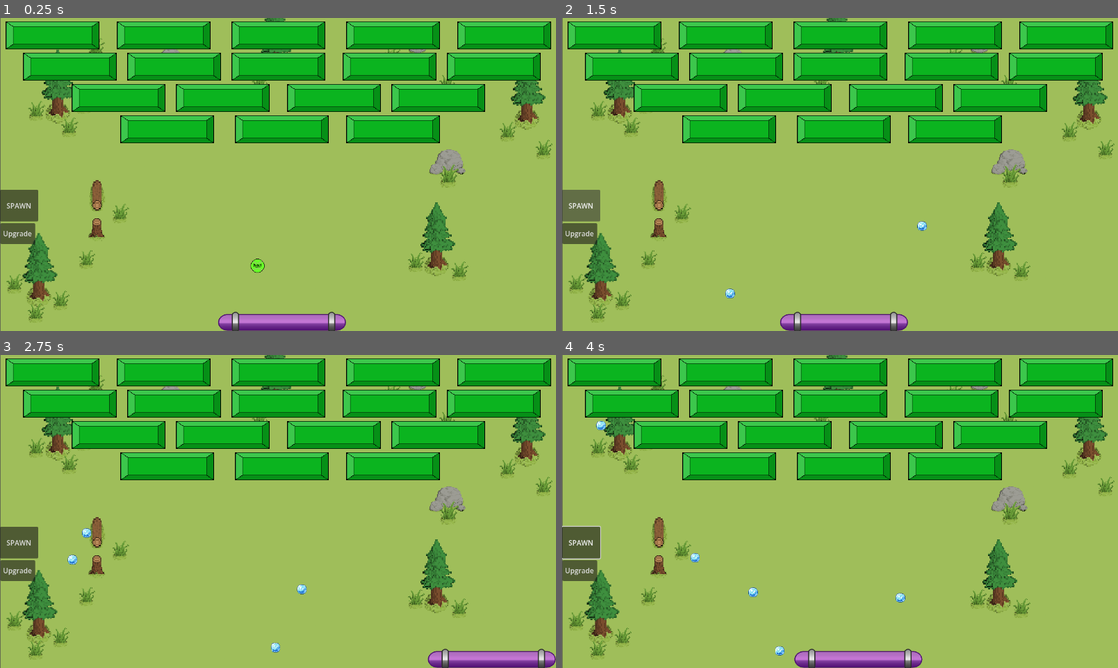
Above: before the commit, frames 1-4 (two rows, left to right).
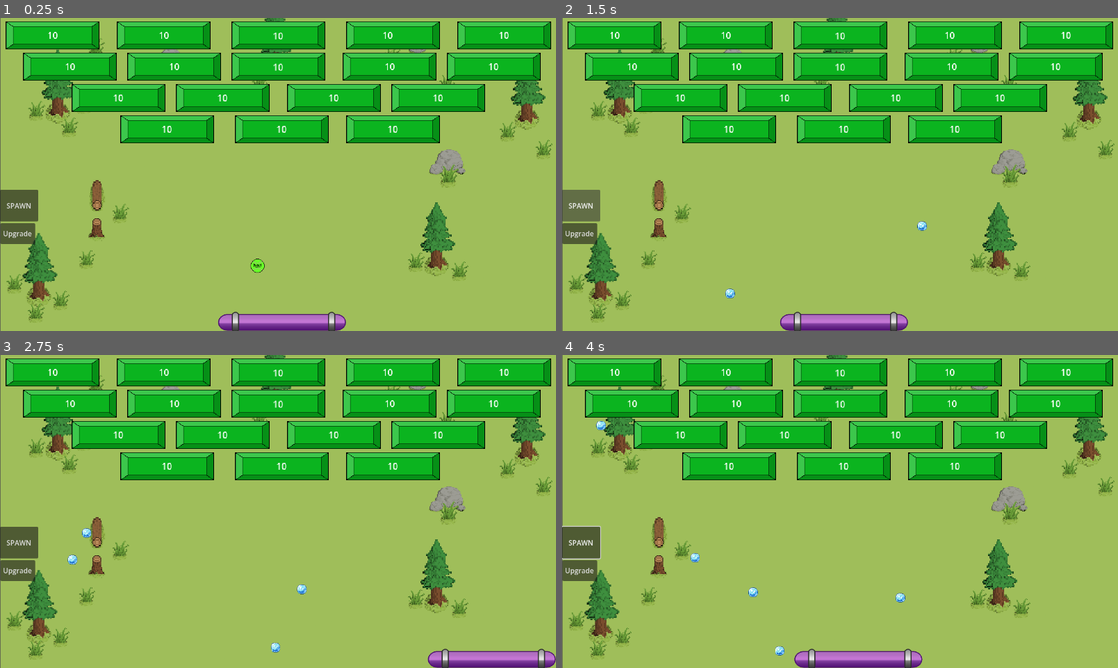
Above: after the commit, the same moments.

Repository: RuiTheSalted/Brick-by-Brick
Game: Godot game, scene res://scenes/level.tscn
Same seed, same stepped clock (60 frames per second), same inputs: the game is played once before the commit and once after it. This scene is started directly instead of the project's main scene.
Inputs (mouse positions are in pixels of both pictures, inside the frame that each line leads up to):
- Up to frame 1 (0.25 s): no input
- Up to frame 2 (1.5 s): click "Upgrade" at 0.5 s; click "SPAWN" at 1.25 s
- Up to frame 3 (2.75 s): tap Enter (ui_accept) at 2, 2.27 s; move the mouse to (400, 495) at 2.02 s; hold Right (ui_right) from 2.03 s (still down); click (400, 495) at 2.17 s
- Up to frame 4 (4 s): move the mouse to (728, 527) at 2.77 s; tap Enter (ui_accept) at 3.02 s; move the mouse to (895, 442) at 3.52 s; release Right (ui_right) at 3.53 s; hold Left (ui_left) from 3.53 s (still down)

The runs differ from the first frame. In frame 1, 0.4% of the frame differs, in the area x 8-92%, y 4-37%; in frame 2, 0.4%; in frame 3, 0.4%; in frame 4, 0.4%.

Commit message:
Health bars/label

Diff:
--- a/scenes/level.tscn
+++ b/scenes/level.tscn
@@ -233,50 +233,186 @@
 [node name="Bricks" parent="." unique_id=1802336756 instance=ExtResource("10_ppgk2")]
 position = Vector2(120.000015, 40.000004)
 
+[node name="HealthLabel" type="Label" parent="Bricks" unique_id=1714111101]
+offset_left = -19.230783
+offset_top = -12.307696
+offset_right = 20.769217
+offset_bottom = 10.692304
+horizontal_alignment = 1
+vertical_alignment = 1
+
 [node name="Bricks2" parent="." unique_id=1464704197 instance=ExtResource("10_ppgk2")]
 position = Vector2(1160, 40)
 
+[node name="HealthLabel" type="Label" parent="Bricks2" unique_id=1327603546]
+offset_left = -20.000004
+offset_top = -11.538462
+offset_right = 19.999996
+offset_bottom = 11.461538
+horizontal_alignment = 1
+vertical_alignment = 1
+
 [node name="Bricks3" parent="." unique_id=463895011 instance=ExtResource("10_ppgk2")]
 position = Vector2(904.00006, 40.000004)
 
+[node name="HealthLabel" type="Label" parent="Bricks3" unique_id=1884511156]
+offset_left = -19.230816
+offset_top = -11.5384655
+offset_right = 20.769184
+offset_bottom = 11.4615345
+horizontal_alignment = 3
+vertical_alignment = 3
+
 [node name="Bricks4" parent="." unique_id=1074871475 instance=ExtResource("10_ppgk2")]
 position = Vector2(640.00006, 40.000004)
 
+[node name="HealthLabel" type="Label" parent="Bricks4" unique_id=2122932759]
+offset_left = -20.00005
+offset_top = -10.769235
+offset_right = 19.99995
+offset_bottom = 12.230765
+horizontal_alignment = 1
+vertical_alignment = 1
+
 [node name="Bricks5" parent="." unique_id=1557541198 instance=ExtResource("10_ppgk2")]
 position = Vector2(376, 40.000004)
 
+[node name="HealthLabel" type="Label" parent="Bricks5" unique_id=1884216403]
+offset_left = -19.23077
+offset_top = -11.5384655
+offset_right = 20.76923
+offset_bottom = 11.4615345
+horizontal_alignment = 1
+vertical_alignment = 1
+
 [node name="Bricks6" parent="." unique_id=1559180692 instance=ExtResource("10_ppgk2")]
 position = Vector2(896, 112)
 
+[node name="HealthLabel" type="Label" parent="Bricks6" unique_id=802380205]
+offset_left = -19.23077
+offset_top = -11.538463
+offset_right = 20.76923
+offset_bottom = 11.461537
+horizontal_alignment = 1
+vertical_alignment = 1
+
 [node name="Bricks7" parent="." unique_id=363619063 instance=ExtResource("10_ppgk2")]
 position = Vector2(1136, 112)
 
+[node name="HealthLabel" type="Label" parent="Bricks7" unique_id=1982966479]
+offset_left = -20.000002
+offset_top = -11.538463
+offset_right = 19.999998
+offset_bottom = 11.461537
+horizontal_alignment = 1
+vertical_alignment = 1
+
 [node name="Bricks8" parent="." unique_id=114760824 instance=ExtResource("10_ppgk2")]
 position = Vector2(640, 112.00001)
 
+[node name="HealthLabel" type="Label" parent="Bricks8" unique_id=1895119631]
+offset_left = -20.0
+offset_top = -10.7692375
+offset_right = 20.0
+offset_bottom = 12.2307625
+horizontal_alignment = 1
+vertical_alignment = 1
+
 [node name="Bricks9" parent="." unique_id=1605762294 instance=ExtResource("10_ppgk2")]
 position = Vector2(400, 112)
 
+[node name="HealthLabel" type="Label" parent="Bricks9" unique_id=1780417703]
+offset_left = -19.23077
+offset_top = -12.3076935
+offset_right = 20.76923
+offset_bottom = 10.6923065
+horizontal_alignment = 1
+vertical_alignment = 1
+
 [node name="Bricks10" parent="." unique_id=2062415175 instance=ExtResource("10_ppgk2")]
 position = Vector2(160.00002, 112.00001)
 
+[node name="HealthLabel" type="Label" parent="Bricks10" unique_id=1492187079]
+offset_left = -19.230783
+offset_top = -11.538468
+offset_right = 20.769217
+offset_bottom = 11.461532
+horizontal_alignment = 1
+vertical_alignment = 1
+
 [node name="Bricks11" parent="." unique_id=448715788 instance=ExtResource("10_ppgk2")]
 position = Vector2(512, 184.00002)
 
+[node name="HealthLabel" type="Label" parent="Bricks11" unique_id=1375195616]
+offset_left = -20.0
+offset_top = -12.307705
+offset_right = 20.0
+offset_bottom = 10.692295
+horizontal_alignment = 1
+vertical_alignment = 1
+
 [node name="Bricks12" parent="." unique_id=1639353514 instance=ExtResource("10_ppgk2")]
 position = Vector2(1008.0001, 184.00002)
 
+[node name="HealthLabel" type="Label" parent="Bricks12" unique_id=1996456826]
+offset_left = -20.000095
+offset_top = -11.538474
+offset_right = 19.999905
+offset_bottom = 11.461526
+horizontal_alignment = 1
+vertical_alignment = 1
+
 [node name="Bricks13" parent="." unique_id=982114063 instance=ExtResource("10_ppgk2")]
 position = Vector2(272, 184)
 
+[node name="HealthLabel" type="Label" parent="Bricks13" unique_id=1240819522]
+offset_left = -20.000002
+offset_top = -11.538463
+offset_right = 19.999998
+offset_bottom = 11.461537
+horizontal_alignment = 1
+vertical_alignment = 1
+
 [node name="Bricks14" parent="." unique_id=189864252 instance=ExtResource("10_ppgk2")]
 position = Vector2(768, 184)
 
+[node name="HealthLabel" type="Label" parent="Bricks14" unique_id=1766939642]
+offset_left = -20.000002
+offset_top = -11.538463
+offset_right = 19.999998
+offset_bottom = 11.461537
+horizontal_alignment = 1
+vertical_alignment = 1
+
 [node name="Bricks15" parent="." unique_id=1950583351 instance=ExtResource("10_ppgk2")]
 position = Vector2(384, 256)
 
+[node name="HealthLabel" type="Label" parent="Bricks15" unique_id=580741939]
+offset_left = -20.000002
+offset_top = -11.538463
+offset_right = 19.999998
+offset_bottom = 11.461537
+horizontal_alignment = 1
+vertical_alignment = 1
+
 [node name="Bricks16" parent="." unique_id=594934696 instance=ExtResource("10_ppgk2")]
 position = Vector2(648.00006, 256)
 
+[node name="HealthLabel" type="Label" parent="Bricks16" unique_id=891905481]
+offset_left = -20.00005
+offset_top = -11.538463
+offset_right = 19.99995
+offset_bottom = 11.461537
+horizontal_alignment = 1
+vertical_alignment = 1
+
 [node name="Bricks17" parent="." unique_id=2023164092 instance=ExtResource("10_ppgk2")]
 position = Vector2(904, 256)
+
+[node name="HealthLabel" type="Label" parent="Bricks17" unique_id=951612029]
+offset_left = -20.000002
+offset_top = -11.538463
+offset_right = 19.999998
+offset_bottom = 11.461537
+horizontal_alignment = 1
+vertical_alignment = 1
--- a/scripts/bricks.gd
+++ b/scripts/bricks.gd
@@ -15,6 +15,7 @@
 func _ready() -> void:
 	add_to_group("bricks")	# Add brick to group for easy detection
 	_update_visuals()
+	_update_label()
 
 func hit() -> void:
 	hits += 1
@@ -25,9 +26,12 @@
 		queue_free()		# Destroy brick after health = 0
 	else:
 		_update_visuals()
+		_update_label()
 
 func _update_visuals() -> void:
 		# Update texture based on hit count
+		if has_node("HealthLabel"):
+			$HealthLabel.text = str(health)
 		if not has_node("Sprite2D"):
 			return
 
@@ -43,3 +47,7 @@
 		else:
 			print("Critical")
 			$Sprite2D.texture = load(brick_textures[2])
+
+func _update_label()-> void:
+	if has_node("HealthLabel"):
+		$HealthLabel.text = str(health)
